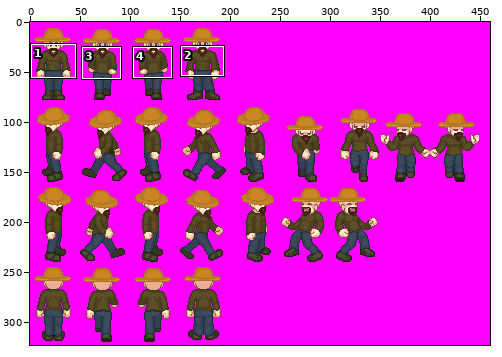
File history of a sprite sheet, theScientist/TileGame/TileGameContent/Sprite/Bjorn_Try_Farmer.png. Above, an overview of the earlier version with the close-up marked.
Close-up. First the earlier version:
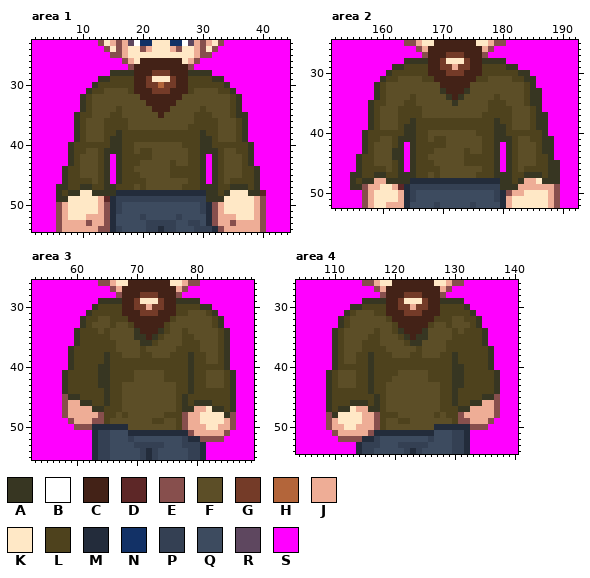
The file is 460x323 pixels. Colours within 5 levels of each other are drawn and written as one. Shown: area 1: x 2..44, y 23..54; area 2: x 152..192, y 25..52; area 3: x 53..89, y 26..55; area 4: x 104..140, y 26..54. The commit also changed other parts of the picture, which this record leaves out.
Palette (. is transparent): A #373622  B #ffffff  C #432217  D #5d2727  E #874f4d  F #5c4e27  G #743b28  H #b3653a  J #eead96  K #ffe8c6  L #4e421d  M #232c3b  N #123166  P #344053  Q #3d4b5f  R #5e475f  S #ff00ff
The same view after the edit:
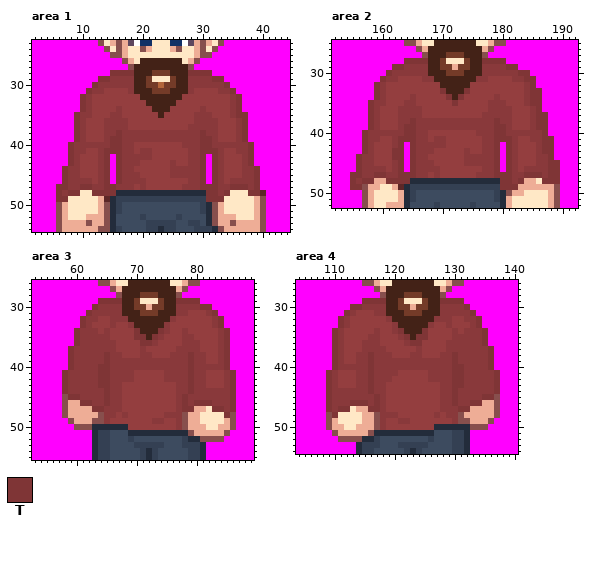
Colours new in this view: T #7f3536
The exact change:
colour F: #5c4e27 -> #943e3f
colour L: #4e421d -> #89393b
Changed rows in their new state; - is a pixel that keeps its letter.
Area 1:
first column x 6:
28 ---------TTTT---------TTTT--------
29 -------TT-----------------TT------
30 ------T---------------------T-----
31 -----T-----------------------T----
32 ----T-------------------------T---
33 ----T-------------------------T---
34 ----T-------------------------T---
35 ---T--------------------------TT--
36 ---T---------------------------T--
37 ---T---------------------------T--
38 ---T------T-------------T------T--
39 ---T-----TT-------------TT-----T--
40 --T------TT-------------TT------T-
41 --T-----TTT-------------TTT-----T-
42 --T-----T-T-------------T-T-----T-
43 --T-----T-T-------------T-T-----T-
44 -T------T-T-------------T-T------T
45 -T------T-T-------------T-T------T
46 -T------T-T-------------T-T------T
47 TT--TT--TT--------------TTT--TTT-T
48 T-TT--TTTT---------------TT-T---TT
49 TT-----------------------TTT------
Area 2:
first column x 155:
28 ---------TTTT---------TTTT---------
29 -------TT-----------------TT-------
30 ------T---------------------TT-----
31 -----T-----------------------TT----
32 ----T-------------------------T----
33 ----T----------T---T----------TT---
34 ----T-----------T-T-----------TT---
35 ---T-------------T------------TT---
36 ---T---------------------------T---
37 ---T---------------------------TT--
38 ---T------T-------------T------TT--
39 ---T-----TT-------------TT-----TT--
40 --T------TT-------------TT------T--
41 --T-----TTT-------------TTT-----TT-
42 --T-----T-T-------------T-T-----TT-
43 --T----TT-T-------------T-T-----TT-
44 -T-----TT-T-------------T-T------T-
45 -T------T-T-------------T-T------TT
46 -T------T-T-------------T-T------TT
47 TT--TT--TTT-------------TTT--TTT-TT
48 T-TT--TTTT---------------TT-T---TTT
49 TT-----------------------TTT-------
Area 3:
first column x 58:
29 ------TTTT---------TTTT------
30 -----T-----------------TT----
31 ----T--------------------T---
32 ---T----------------------T--
33 ---T----------------------T--
34 --T---------T---T----------T-
35 --T---------TT-T-----------T-
36 --T----------TT------------T-
37 -T-------------------------T-
38 -T-----T-------------T-----T-
39 -T-----T-------------T-----T-
40 -T----TT-------------T-----T-
41 T-----TT-------------T------T
42 T-----TT-------------T------T
43 T-----TT-------------T------T
44 T------T-------------T------T
45 -TT----T------------T-------T
46 ---TT--T------------T-TTT---T
47 -----TT-------------TT---TT-T
48 ---------------------------T-
Area 4:
first column x 109:
29 ------TTTT---------TTTT------
30 ----TT-----------------T-----
31 ---T--------------------T----
32 --T----------------------T---
33 --T----------------------T---
34 -T----------T---T---------T--
35 -T-----------T-TT---------T--
36 -T------------TT----------T--
37 -T-------------------------T-
38 -T-----T-------------T-----T-
39 -T-----T-------------T-----T-
40 -T-----T-------------TT----T-
41 T------T-------------TT-----T
42 T------T-------------TT-----T
43 T------T-------------TT-----T
44 T------T-------------T------T
45 T-------T------------T----TT-
46 T---TTT-T------------T--TT---
47 T-TT---TT-------------TT-----
48 -T---------------------------
